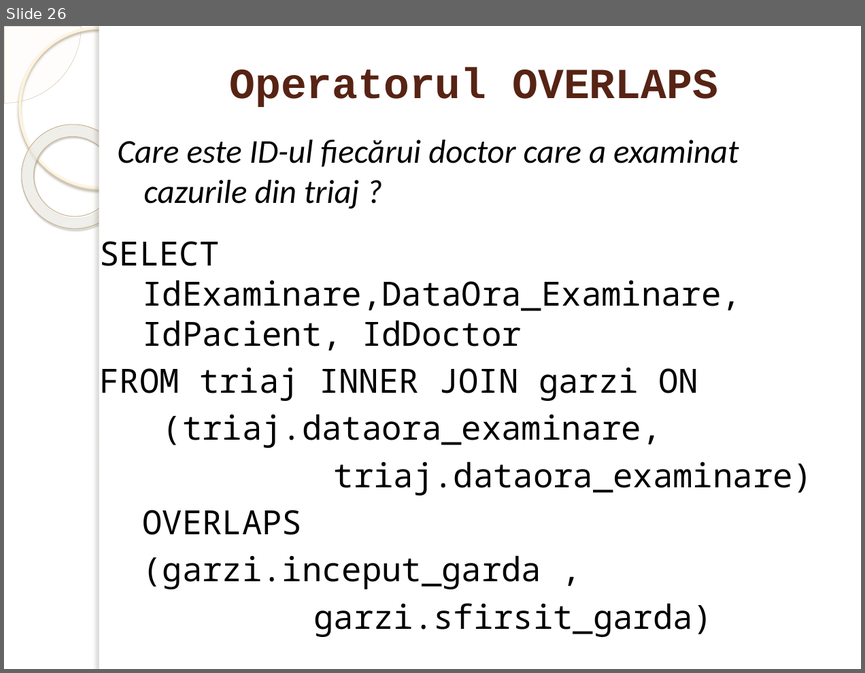
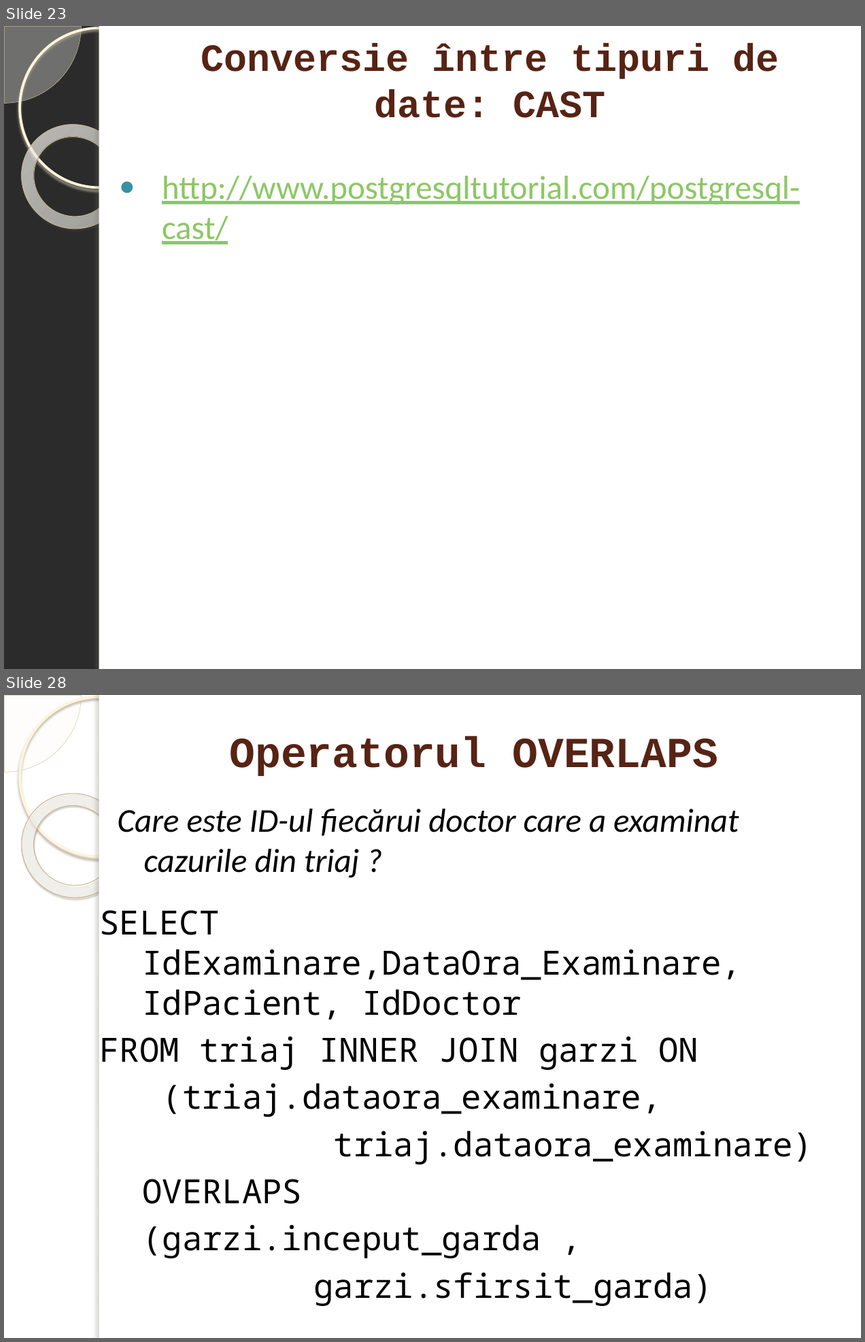
Before and after one commit to marinfotache/Baze-de-date-I, a slide deck: 11-13_SQL_Interogari - elemente de baza/12_SQL3_SELECT_Expresii si predicate.pptx. Shown one above the other, each under a label of ours: slide 26 before the commit, slides 23 and 28 after it; the slides between them are not shown. The pictures are 865x673 and 865x1342 pixels, drawn with LibreOffice and Linux fonts; fonts in the diff are those of the drawing; background and template pictures are left out; a plain dark background stands for a picture behind light text. Boxes give left, top, right and bottom in pixels: in the first picture for what was removed or moved away, otherwise in the second. Text is boxed around its words. In the diff, an @@ line names an element or a change of style, - is before the commit and + after.

```diff
--- a/11-13_SQL_Interogari - elemente de baza/12_SQL3_SELECT_Expresii si predicate.pptx
+++ b/11-13_SQL_Interogari - elemente de baza/12_SQL3_SELECT_Expresii si predicate.pptx
@@ slide 23 added at (4,26,861,669), background picture (left out); not listed: 5 template elements that a slide beside it also shows @@
@@ title added at (201,43,779,118), 32.4 pt, text #572314, bold @@
+Conversie între tipuri de date: CAST
@@ text added at (162,176,800,244), 28 pt, text #8DC765, underline @@
+● http://www.postgresqltutorial.com/postgresql-cast/
@@ what was slide 26 is now slide 28 @@
```
Also in this commit, not shown: 15 slides changed, 1 other slide added.
